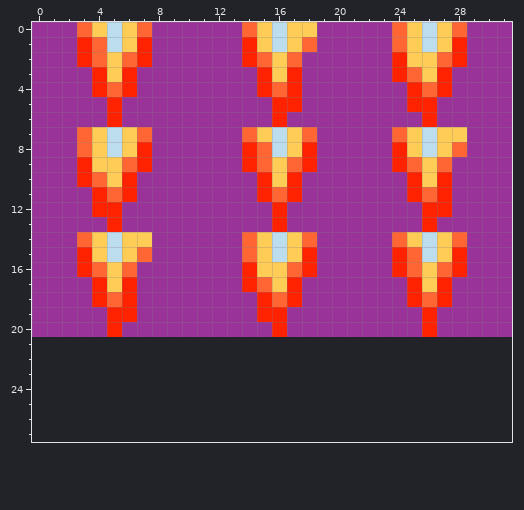
File history of a pixel-art sprite, _res/jet.png. The picture above is the old version.
The file is 32x21 pixels. The old version is drawn lined up with the new one, on the new canvas.
After:
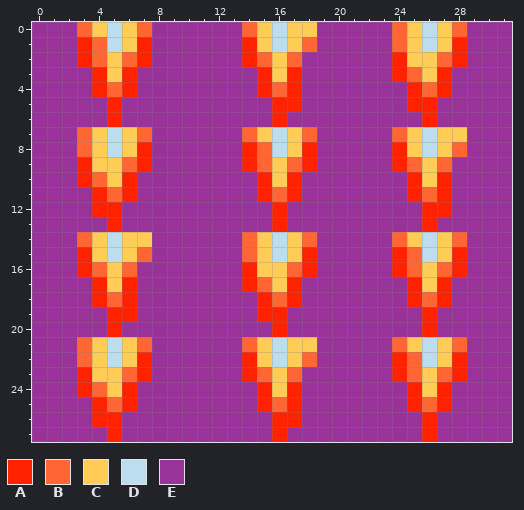
Palette (. is transparent): A #ff2200  B #ff6633  C #ffcc55  D #bbddee  E #993399
Edits made:
canvas 32x21 -> 32x28
Colour A now appears in row 22 at x 7, 14, 24 and 28; in row 23 at x 3, 7, 14, 24 and 28; in row 24 at x 3, 6, 15, 17, 25 and 27; in row 25 at x 4, 6, 15, 17, 25 and 27; in row 26 at x 4 to 5, 16 to 17 and 26; in row 27 at x 5, 16 and 26.
Colour B now appears in row 21 at x 3, 7, 14, 24 and 28; in row 22 at x 3, 18 and 25; in row 23 at x 6, 15, 17, 25 and 27; in row 24 at x 4; in row 25 at x 5, 16 and 26.
Colour C now appears in row 21 at x 4, 6, 15, 17 to 18, 25 and 27; in row 22 at x 4, 6, 15, 17 and 27; in row 23 at x 4 to 5, 16 and 26; in row 24 at x 5, 16 and 26.
Colour D now appears in rows 21 to 22 at x 5, 16 and 26.
Colour E now appears in rows 21 to 22 at x 0 to 2, 8 to 13, 19 to 23 and 29 to 31; in row 23 at x 0 to 2, 8 to 13, 18 to 23 and 29 to 31; in row 24 at x 0 to 2, 7 to 14, 18 to 24 and 28 to 31; in row 25 at x 0 to 3, 7 to 14, 18 to 24 and 28 to 31; in row 26 at x 0 to 3, 6 to 15, 18 to 25 and 27 to 31; in row 27 at x 0 to 4, 6 to 15, 17 to 25 and 27 to 31.
Where, in picture pixels (left, top, right, bottom), the same in both pictures:
added: (32, 337, 512, 442)
